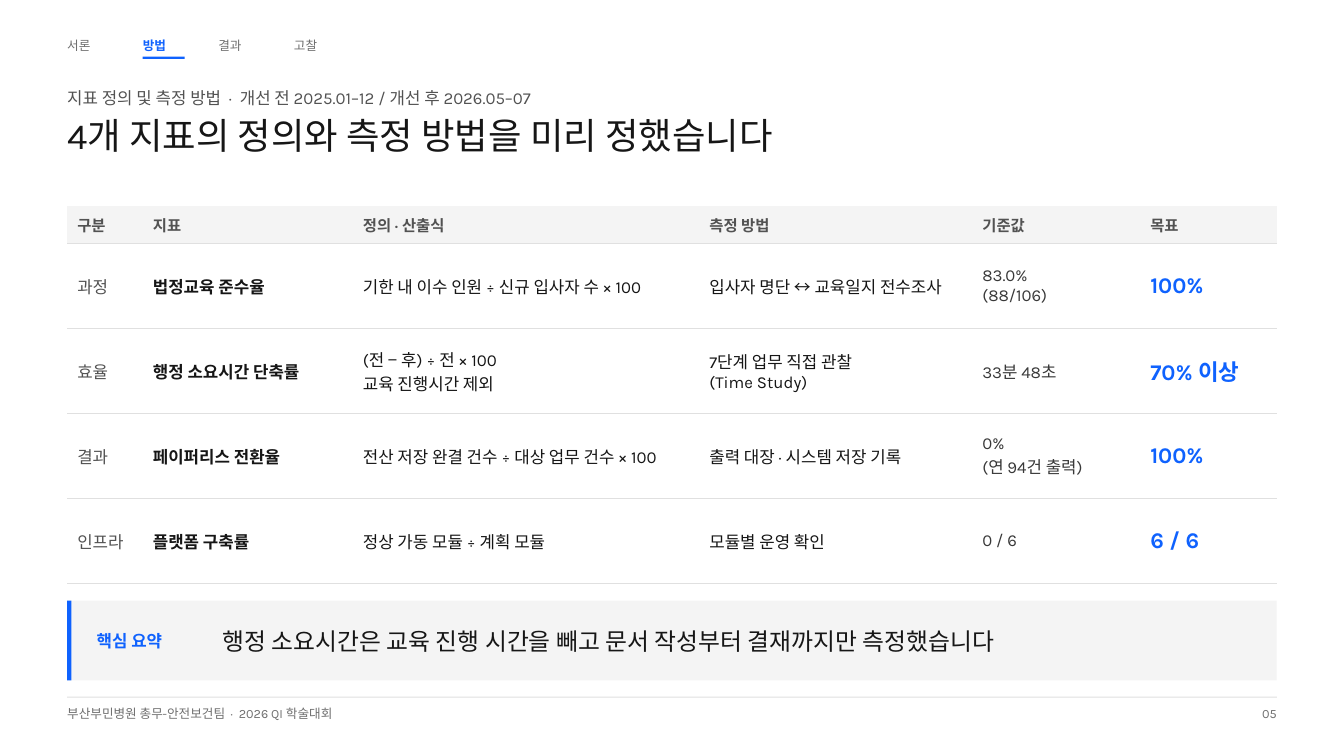
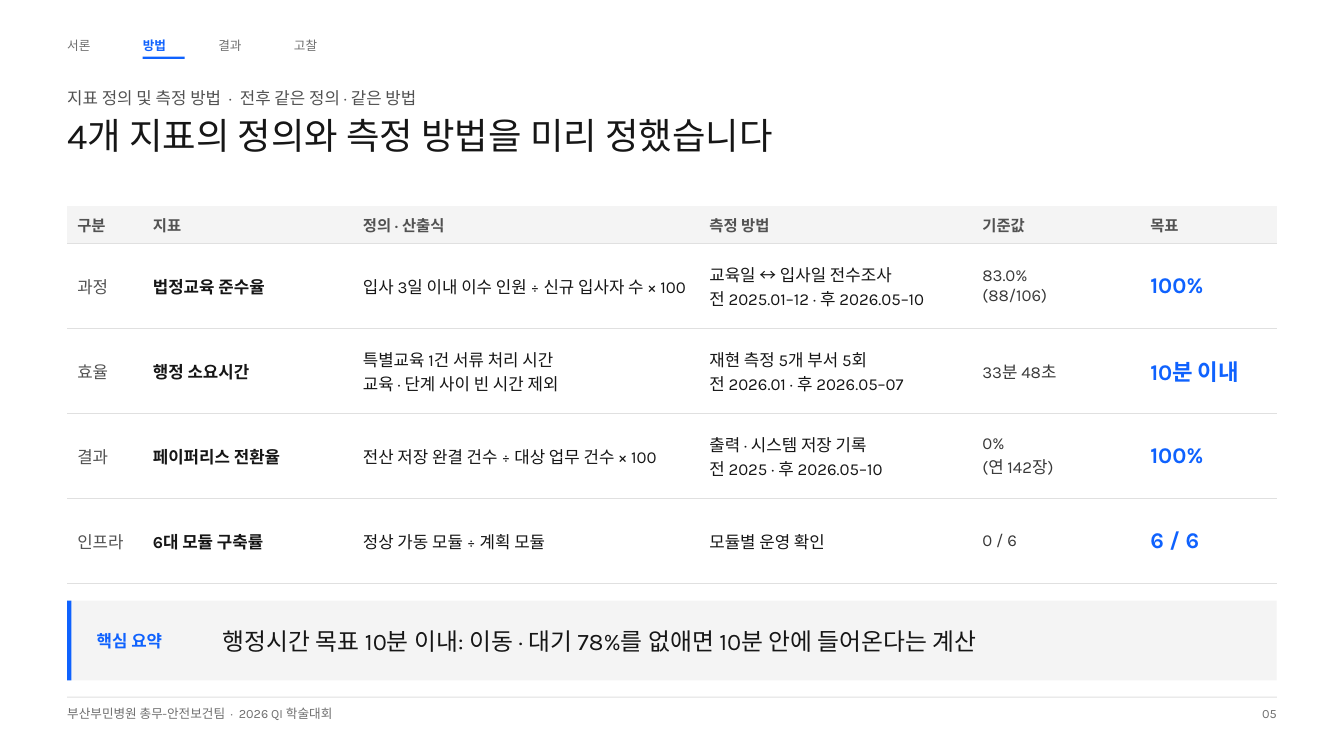
Before and after one commit to buminhealth/health, a slide deck: slide 5 of docs/QI_학술대회_발표_B.pptx. Drawn at 1344x756 pixels with LibreOffice and Linux fonts; fonts in the diff are those of the drawing. Boxes give left, top, right and bottom in pixels: in the first picture for what was removed or moved away, otherwise in the second. Text is boxed around its words. In the diff, an @@ line names an element or a change of style, - is before the commit and + after.

```diff
--- a/docs/QI_학술대회_발표_B.pptx
+++ b/docs/QI_학술대회_발표_B.pptx
@@ text at (x1=67, y1=90, x2=416, y2=106): text changed @@
-지표 정의 및 측정 방법 · 개선 전 2025.01–12 / 개선 후 2026.05–07
+지표 정의 및 측정 방법 · 전후 같은 정의 · 같은 방법
@@ table at (x1=68, y1=206, x2=1277, y2=584) @@
-row 2, column 3: 기한 내 이수 인원 ÷ 신규 입사자 수 × 100
+row 2, column 3: 입사 3일 이내 이수 인원 ÷ 신규 입사자 수 × 100
-row 2, column 4: 입사자 명단 ↔ 교육일지 전수조사
+row 2, column 4: 교육일 ↔ 입사일 전수조사 / 전 2025.01–12 · 후 2026.05–10
-row 3: 효율 | 행정 소요시간 단축률 | (전 − 후) ÷ 전 × 100 / 교육 진행시간 제외 | 7단계 업무 직접 관찰 / (Time Study) | 33분 48초 | 70% 이상
+row 3: 효율 | 행정 소요시간 | 특별교육 1건 서류 처리 시간 / 교육 · 단계 사이 빈 시간 제외 | 재현 측정 5개 부서 5회 / 전 2026.01 · 후 2026.05–07 | 33분 48초 | 10분 이내
-row 4, column 4: 출력 대장 · 시스템 저장 기록
+row 4, column 4: 출력 · 시스템 저장 기록 / 전 2025 · 후 2026.05–10
-row 4, column 5: 0% / (연 94건 출력)
+row 4, column 5: 0% / (연 142장)
-row 5, column 2: 플랫폼 구축률
+row 5, column 2: 6대 모듈 구축률
@@ text at (x1=223, y1=630, x2=977, y2=652): text changed @@
-행정 소요시간은 교육 진행 시간을 빼고 문서 작성부터 결재까지만 측정했습니다
+행정시간 목표 10분 이내: 이동 · 대기 78%를 없애면 10분 안에 들어온다는 계산
```
Also in this commit, not shown: 12 other slides changed, 5 other files.
